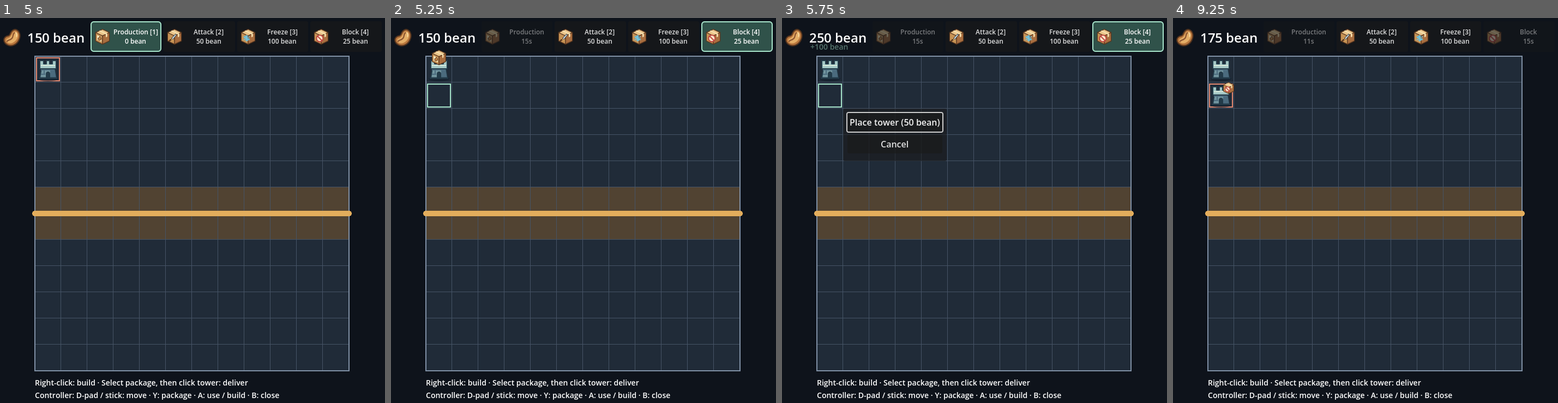
Above: before the commit, frames 1-4 (left to right).
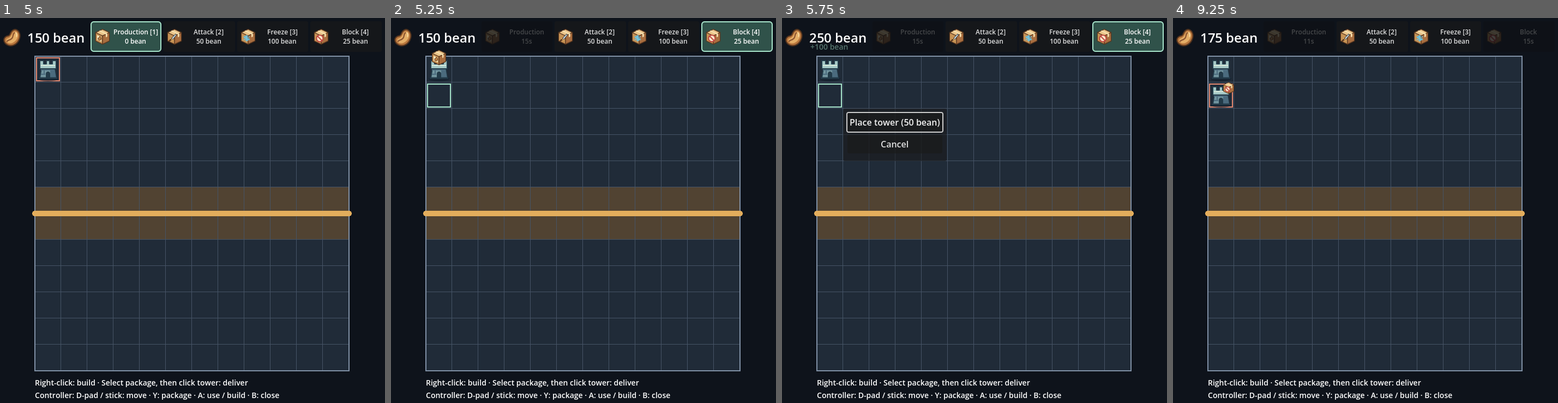
Above: after the commit, the same moments.

Repository: Charka123/GodotGame
Game: Godot game, scene res://scenes/main.tscn
Same seed, same stepped clock (60 frames per second), same inputs: the game is played once before the commit and once after it.
Inputs (mouse positions are in pixels of both pictures, inside the frame that each line leads up to):
- Up to frame 1 (5 s): click "Production [1] 0 bean" at 0.5 s; click "Attack [2] 50 bean" at 1.25 s; click "Freeze [3] 100 bean" at 2 s; click "Block [4] 25 bean" at 2.75 s; tap Enter (ui_accept) at 3.5, 3.77 s; move the mouse to (277, 195) at 3.52 s; hold Right (ui_right) 3.53-4.25 s; tap 1 at 3.6 s; click (277, 195) at 3.67 s; click "Place tower (50 bean)" at 4.25 s
- Up to frame 2 (5.25 s): tap Enter (ui_accept) at 5 s; move the mouse to (502, 233) at 5.02 s; hold Down (ui_down) from 5.03 s (still down); tap 4 at 5.1 s
- Up to frame 3 (5.75 s): keep holding Down (ui_down); tap Enter (ui_accept) at 5.27 s
- Up to frame 4 (9.25 s): release Down (ui_down) at 5.75 s; click "Cancel" at 5.75 s; tap Enter (ui_accept) at 6.5, 7.25, 7.52, 8, 8.27, 8.75, 9.02 s; move the mouse to (1404, 125) at 6.52 s; hold Right (ui_right) 6.53-7.28 s; tap 1 at 6.6, 8.1 s; move the mouse to (1346, 291) at 7.27 s; hold Up (ui_up) 7.28-8.03 s; tap 4 at 7.35, 8.85 s; click (1346, 291) at 7.42 s; move the mouse to (1481, 272) at 8.02 s; hold Left (ui_left) from 8.03 s (still down); move the mouse to (1246, 152) at 8.77 s

Frame 1 is identical in both runs. In frame 2, 0.1% of the frame differs, in the area x 24-40%, y 2-7%; in frame 3, 0.1%; in frame 4, 0.3%, in the area x 24-95%, y 2-7%.

Commit message:
Minor UI change for gray out the button when not enough bean

Diff:
--- a/scripts/package_selector.gd
+++ b/scripts/package_selector.gd
@@ -1,8 +1,11 @@
 extends HBoxContainer
 ## Choose one package for delivery to a tower.
 
+const PACKAGE_COSTS := {&"production": 0, &"attack": 50, &"freeze": 100, &"block": 25}
+
 var selected_package: StringName = &""
 var original_labels: Dictionary = {}
+var cooldown_remaining: Dictionary = {}
 
 
 func clear_selection() -> void:
@@ -17,14 +20,26 @@
 	for button in package_buttons:
 		original_labels[button] = button.text
 		button.toggled.connect(_on_package_toggled.bind(button))
+	Economy.beans_changed.connect(_on_beans_changed)
+	_refresh_buttons()
 
 
 func update_cooldown(package: StringName, remaining: float) -> void:
+	cooldown_remaining[package] = remaining
+	_refresh_buttons()
+
+
+func _on_beans_changed(_amount: int) -> void:
+	_refresh_buttons()
+
+
+func _refresh_buttons() -> void:
 	for button in package_buttons:
-		if StringName(button.name.to_lower()) != package:
-			continue
-		button.disabled = remaining > 0.0
-		button.text = "%s\n%ds" % [button.name, ceili(remaining)] if button.disabled else original_labels[button]
+		var package := StringName(button.name.to_lower())
+		var remaining: float = cooldown_remaining.get(package, 0.0)
+		button.disabled = remaining > 0.0 or Economy.beans < PACKAGE_COSTS[package]
+		button.modulate = Color(0.55, 0.55, 0.55) if button.disabled else Color.WHITE
+		button.text = "%s\n%ds" % [button.name, ceili(remaining)] if remaining > 0.0 else original_labels[button]
 		if button.disabled and button.button_pressed:
 			clear_selection()
 
